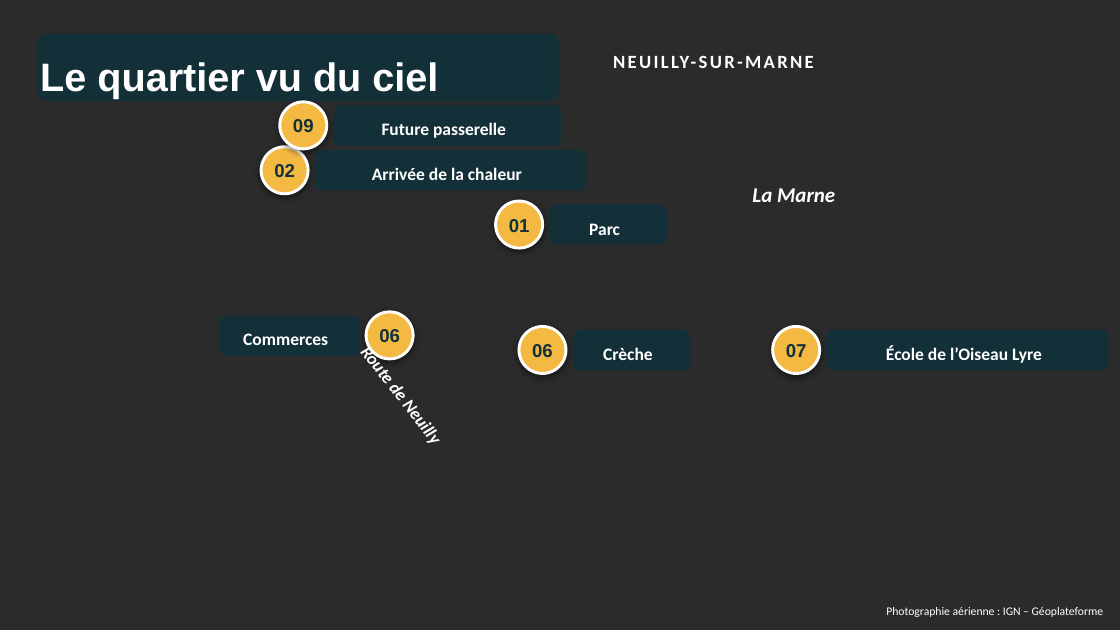
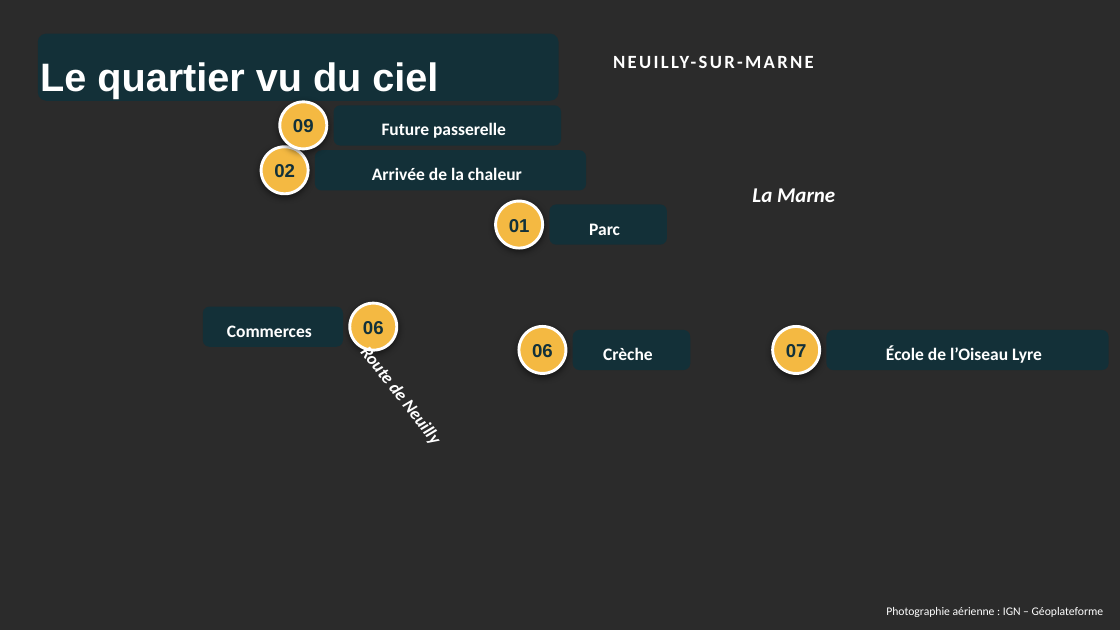
Before and after one commit to benjaminboussemart74-design/Operation_robespierre, a slide deck: slide 2 of reunion_ecoquartier_2026-10-05/Reunion_publique_Ecoquartier_vues_aeriennes.pptx. Drawn at 1120x630 pixels with LibreOffice and Linux fonts; fonts in the diff are those of the drawing; background and template pictures are left out; a plain dark background stands for a picture behind light text. Boxes give left, top, right and bottom in pixels: in the first picture for what was removed or moved away, otherwise in the second. Text is boxed around its words. In the diff, an @@ line names an element or a change of style, - is before the commit and + after.

```diff
--- a/reunion_ecoquartier_2026-10-05/Reunion_publique_Ecoquartier_vues_aeriennes.pptx
+++ b/reunion_ecoquartier_2026-10-05/Reunion_publique_Ecoquartier_vues_aeriennes.pptx
@@ 1 rounded rectangle, 1 text, 1 ellipse: place and size @@
-1 rounded rectangle, 1 text, 1 ellipse at [219, 312, 413, 359]
+1 rounded rectangle, 1 text, 1 ellipse at [202, 303, 397, 350]
```
Also in this commit, not shown: 2 other slides changed, 1 other file.
